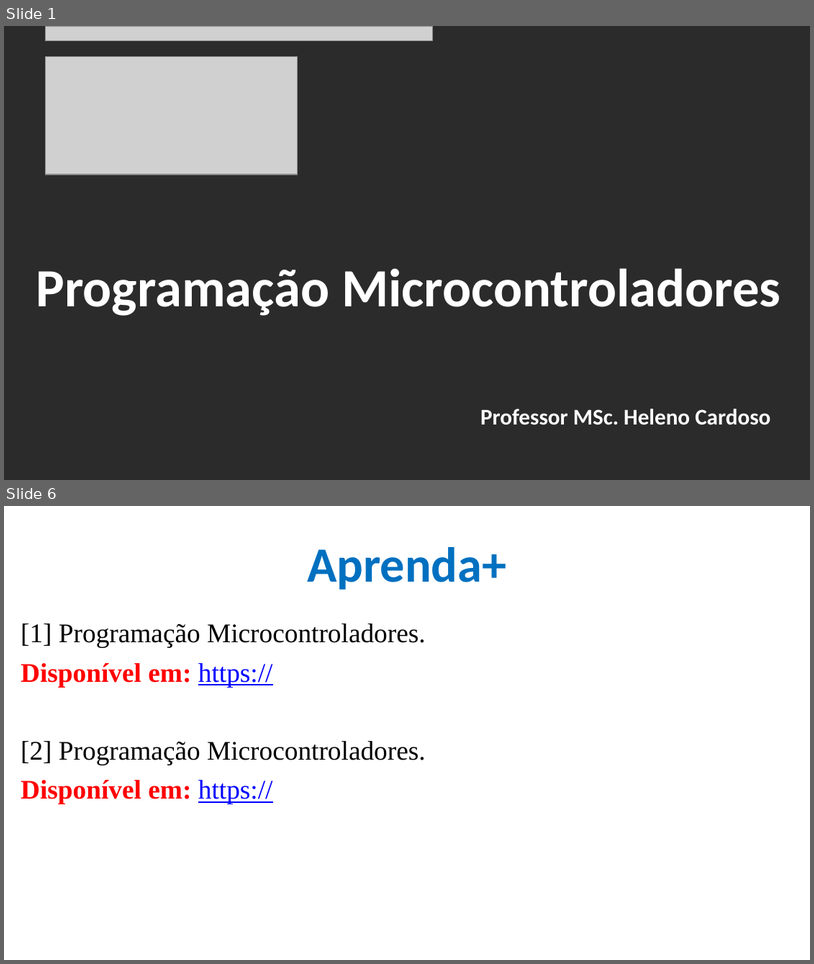
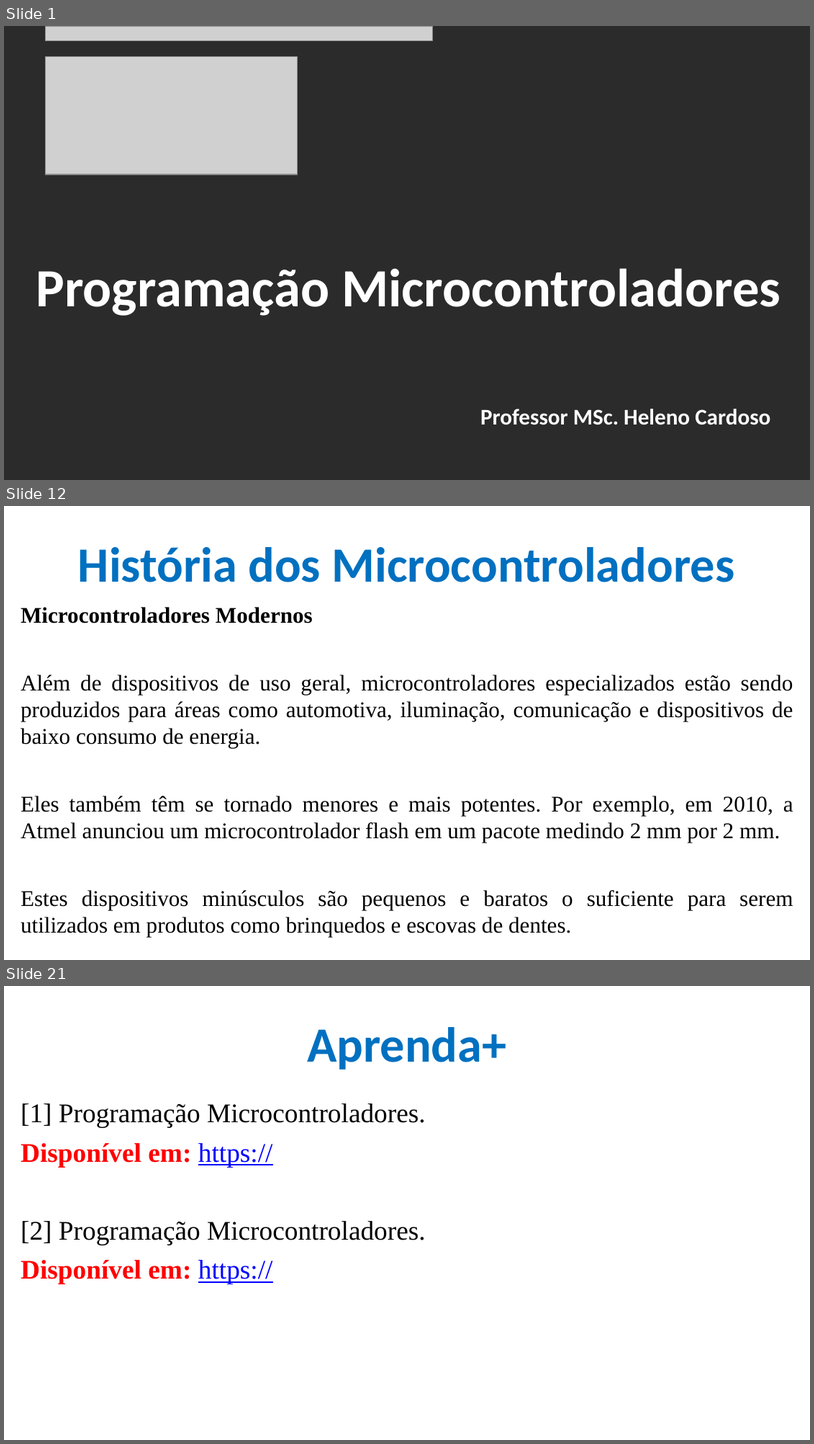
Before and after one commit to CloudEducationBrazil/WydenArea1ProgramacaoMicrocontroladores, a slide deck: 01 Classes/Aula 01 - Programação Microcontroladores.pptx. Shown one above the other, each under a label of ours: slides 1 and 6 before the commit, slides 1, 12 and 21 after it; the slides between them are not shown. The pictures are 814x964 and 814x1444 pixels, drawn with LibreOffice and Linux fonts; fonts in the diff are those of the drawing; grey boxes stand for pictures; background and template pictures are left out; a plain dark background stands for a picture behind light text. Boxes give left, top, right and bottom in pixels: in the first picture for what was removed or moved away, otherwise in the second. Text is boxed around its words. In the diff, an @@ line names an element or a change of style, - is before the commit and + after.

Commit message:
Aula 01 Microcontroladores ....

```diff
--- a/01 Classes/Aula 01 - Programação Microcontroladores.pptx
+++ b/01 Classes/Aula 01 - Programação Microcontroladores.pptx
@@ slide 12 added at bbox=[4, 506, 810, 960], background picture (left out) @@
@@ title added at bbox=[78, 547, 736, 582], 44 pt, text #0070C0, bold @@
+História dos Microcontroladores
@@ text added at bbox=[21, 607, 794, 937], 20 pt, text #000000 @@
+Microcontroladores Modernos
+Além de dispositivos de uso geral, microcontroladores especializados estão sendo produzidos para áreas como automotiva, iluminação, comunicação e dispositivos de baixo consumo de energia.
+Eles também têm se tornado menores e mais potentes. Por exemplo, em 2010, a Atmel anunciou um microcontrolador flash em um pacote medindo 2 mm por 2 mm.
+Estes dispositivos minúsculos são pequenos e baratos o suficiente para serem utilizados em produtos como brinquedos e escovas de dentes.
@@ what was slide 6 is now slide 21 @@
```
Also in this commit, not shown: 5 slides changed, 14 other slides added.
